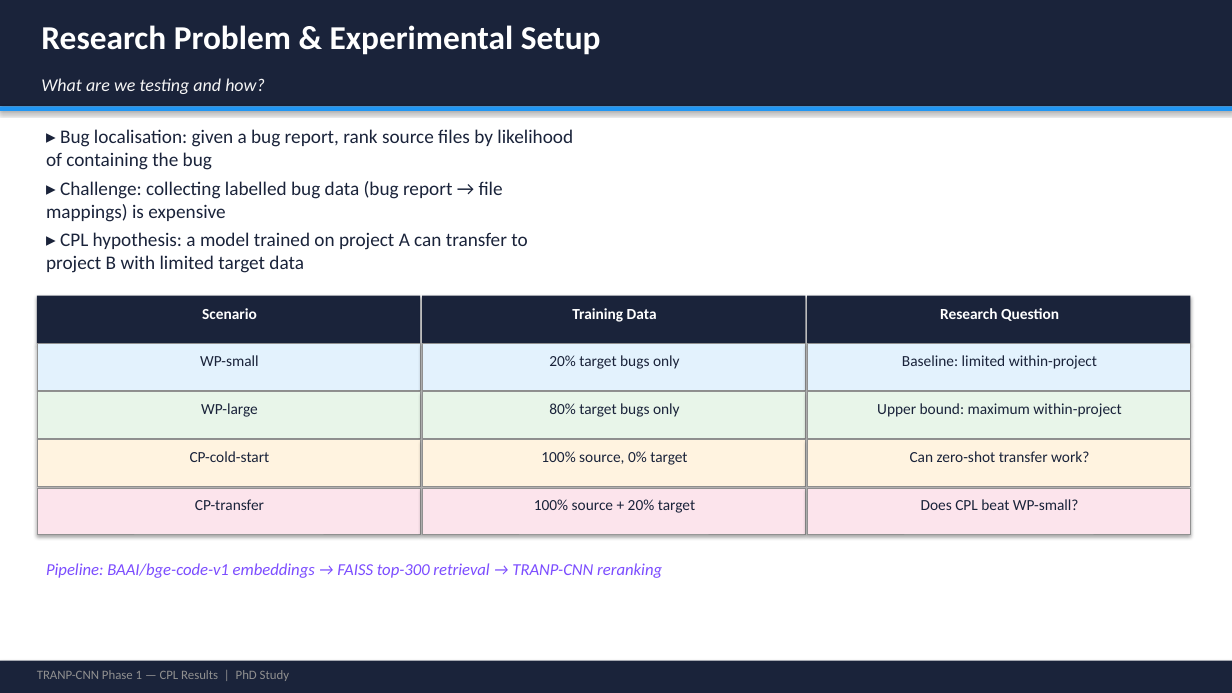
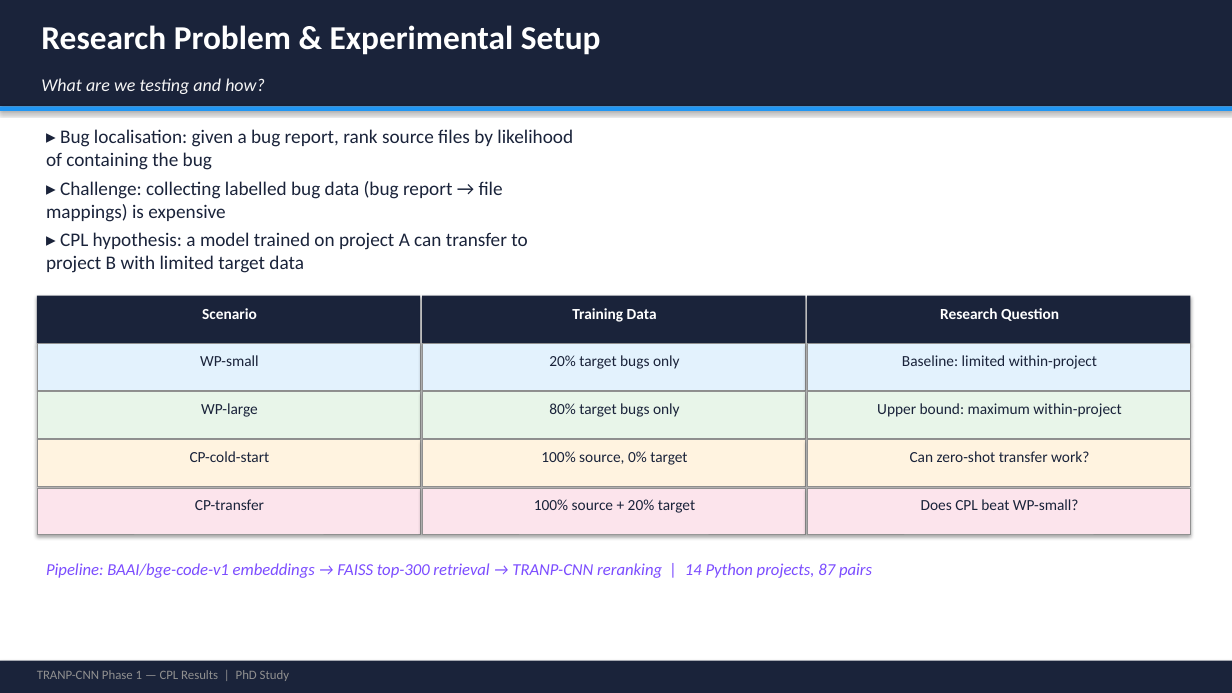
Before and after one commit to eashaan-rao/CPL_framework_bug_localization, a slide deck: slide 3 of results/presentation/CPL_Phase1_Results.pptx (slide 2 before the commit). Drawn at 1232x693 pixels with LibreOffice and Linux fonts; fonts in the diff are those of the drawing. Boxes give left, top, right and bottom in pixels: in the first picture for what was removed or moved away, otherwise in the second. Text is boxed around its words. In the diff, an @@ line names an element or a change of style, - is before the commit and + after.

```diff
--- a/results/presentation/CPL_Phase1_Results.pptx
+++ b/results/presentation/CPL_Phase1_Results.pptx
@@ text at [46, 563, 872, 578]: text changed @@
-Pipeline: BAAI/bge-code-v1 embeddings → FAISS top-300 retrieval → TRANP-CNN reranking
+Pipeline: BAAI/bge-code-v1 embeddings → FAISS top-300 retrieval → TRANP-CNN reranking | 14 Python projects, 87 pairs
```
Also in this commit, not shown: 10 other slides changed, 1 slide added, 2 other files.
